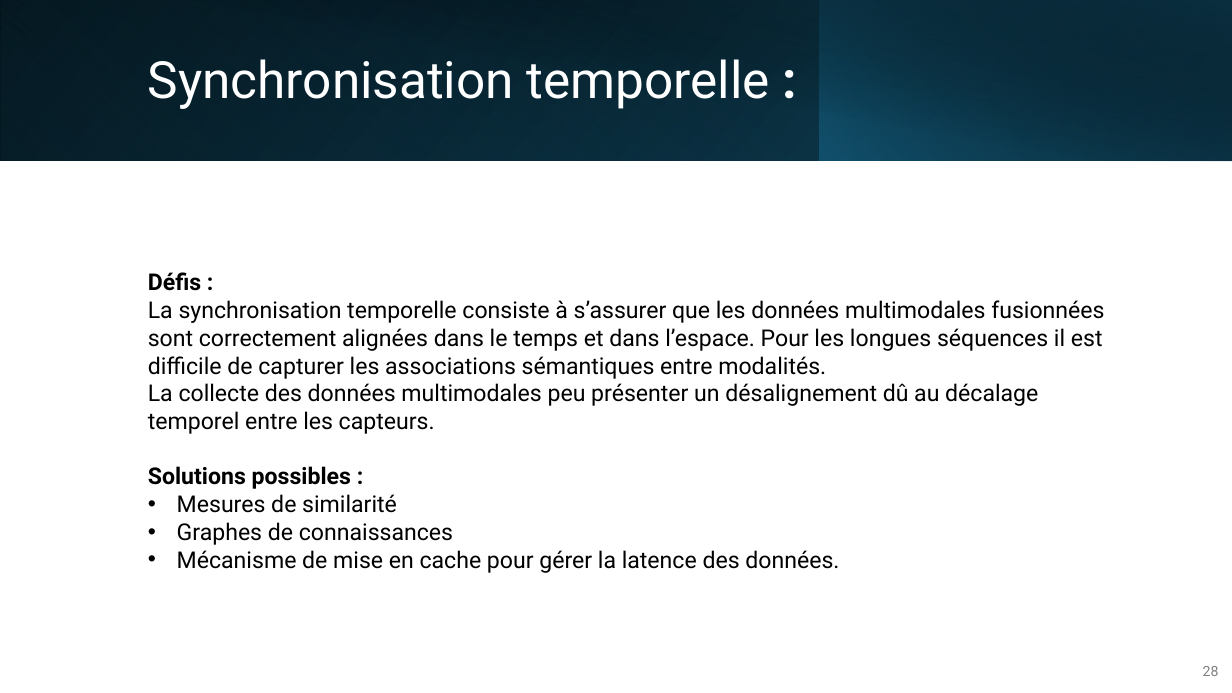
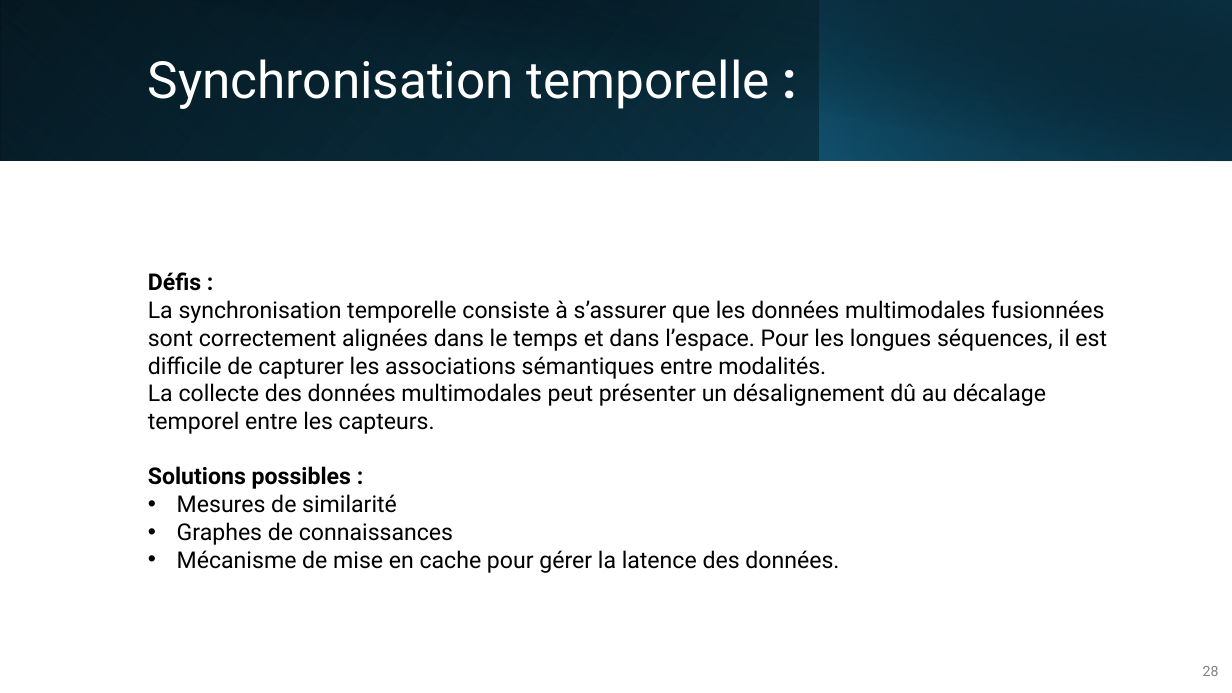
Before and after one commit to IzowRM/Stage-Cetic, a slide deck: slide 28 of Doc Slide/Presentation_du_27_01.pptx. Drawn at 1232x693 pixels with LibreOffice and Linux fonts; fonts in the diff are those of the drawing. Boxes give left, top, right and bottom in pixels: in the first picture for what was removed or moved away, otherwise in the second. Text is boxed around its words. In the diff, an @@ line names an element or a change of style, - is before the commit and + after.

```diff
--- a/Doc Slide/Presentation_du_27_01.pptx
+++ b/Doc Slide/Presentation_du_27_01.pptx
@@ text at (x1=148, y1=300, x2=1107, y2=434): text changed @@
-La synchronisation temporelle consiste à s’assurer que les données multimodales fusionnées sont correctement alignées dans le temps et dans l’espace. Pour les longues séquences il est difficile de capturer les associations sémantiques entre modalités.
-La collecte des données multimodales peu présenter un désalignement dû au décalage temporel entre les capteurs.
+La synchronisation temporelle consiste à s’assurer que les données multimodales fusionnées sont correctement alignées dans le temps et dans l’espace. Pour les longues séquences, il est difficile de capturer les associations sémantiques entre modalités.
+La collecte des données multimodales peut présenter un désalignement dû au décalage temporel entre les capteurs.
```
Also in this commit, not shown: 13 other slides changed, 7 other files.
